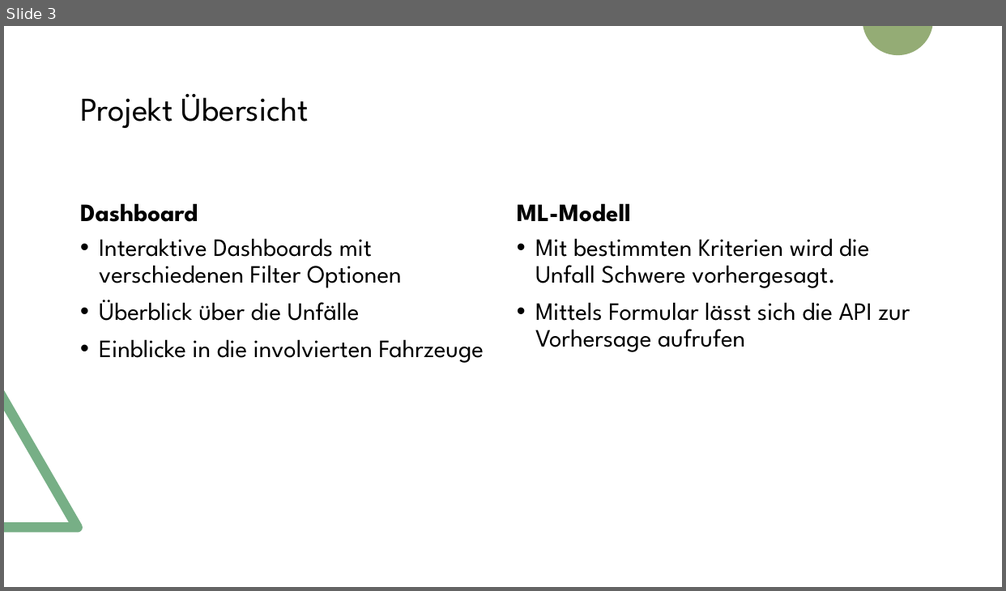
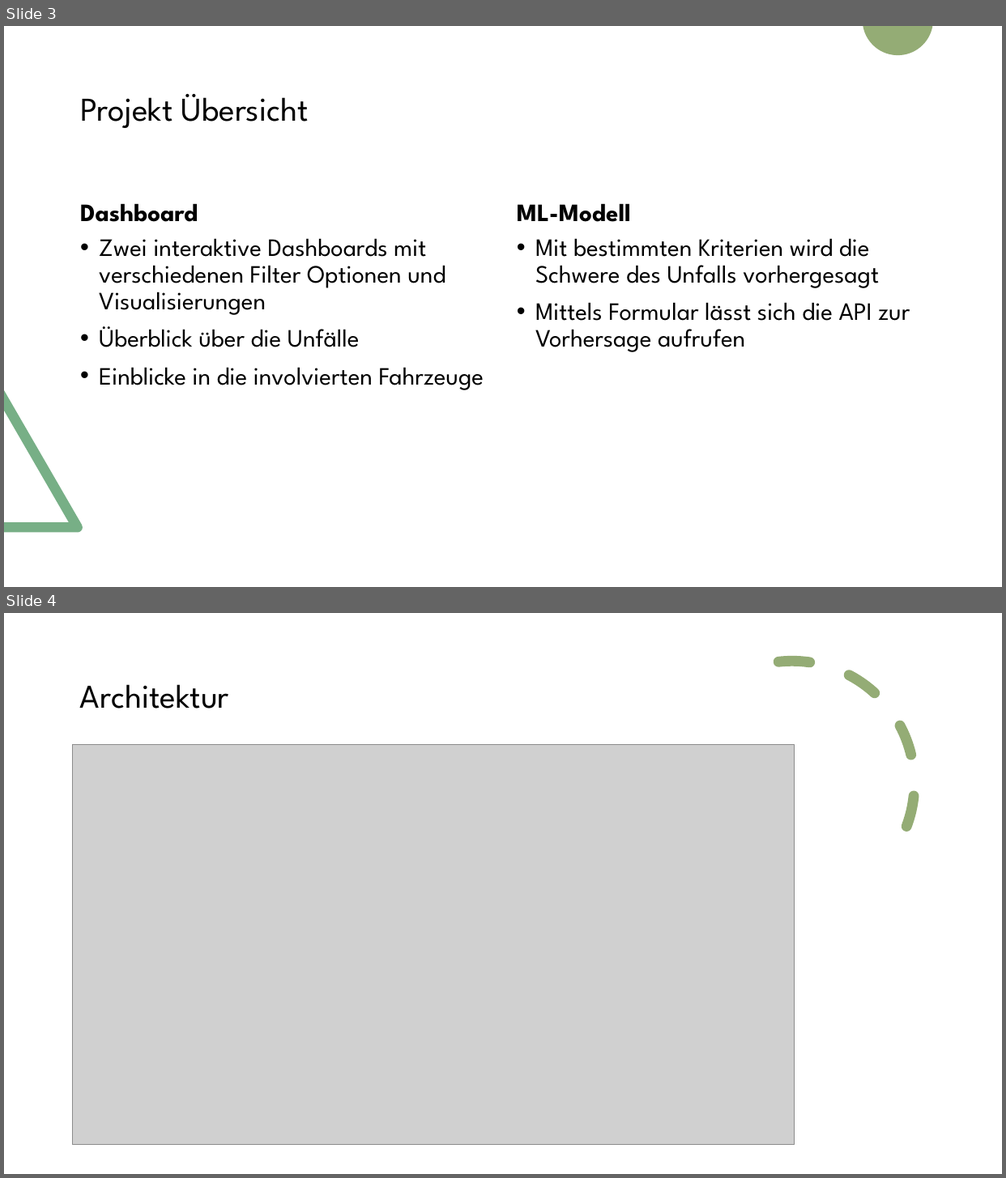
Before and after one commit to jojopirker/sdcProject, a slide deck: etc/final_presentation_v1.pptx. Shown one above the other, each under a label of ours: slide 3 before the commit, slides 3 and 4 after it. The pictures are 1006x591 and 1006x1178 pixels, drawn with LibreOffice and Linux fonts; fonts in the diff are those of the drawing; grey boxes stand for pictures. Boxes give left, top, right and bottom in pixels: in the first picture for what was removed or moved away, otherwise in the second. Text is boxed around its words. In the diff, an @@ line names an element or a change of style, - is before the commit and + after.

```diff
--- a/etc/final_presentation_v1.pptx
+++ b/etc/final_presentation_v1.pptx
@@ slide 4 added at (4,613,1002,1174), background #FFFFFF; not listed: 1 template element that a slide beside it also shows @@
@@ rectangle added at (4,613,1002,1174), fill #FFFFFF @@
@@ arc (boxed as its full ellipse) added at (671,661,915,905), outline #94AC75 10 pt dashed @@
@@ title added at (80,684,229,709), 32 pt, text #000000 @@
+Architektur
@@ picture added at (73,745,795,1144) @@
@@ freeform shape added at (15,1081,160,1174), fill #94AC75 @@
@@ slide 3 changed as well @@
@@ text at (99,238,445,315): text changed @@
-• Interaktive Dashboards mit verschiedenen Filter Optionen
+• Zwei interaktive Dashboards mit verschiedenen Filter Optionen und Visualisierungen
@@ text at (535,238,879,288): text changed @@
-• Mit bestimmten Kriterien wird die Unfall Schwere vorhergesagt.
+• Mit bestimmten Kriterien wird die Schwere des Unfalls vorhergesagt
```
Also in this commit, not shown: 3 other slides changed, 3 other slides added, 1 slide removed.
